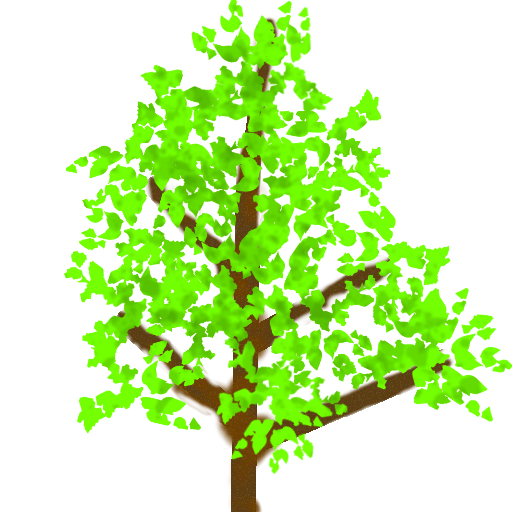
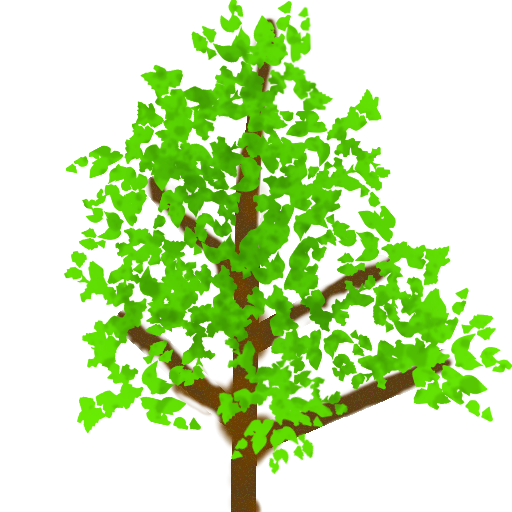
Revision of a layered 512 x 512 image; what changed, layer by layer:
painted on "Leaves" over [64,0,512,474]
painted on "Branch" over [64,0,512,474]
painted on "Background" over [64,0,512,474]
